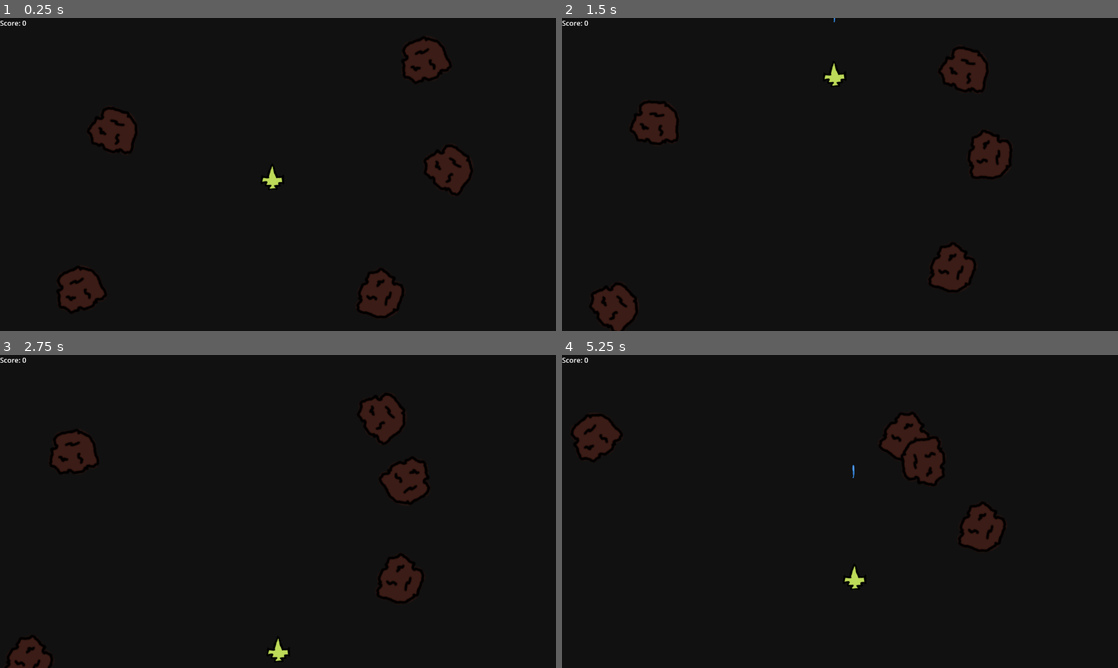
Above: before the commit, frames 1-4 (two rows, left to right).
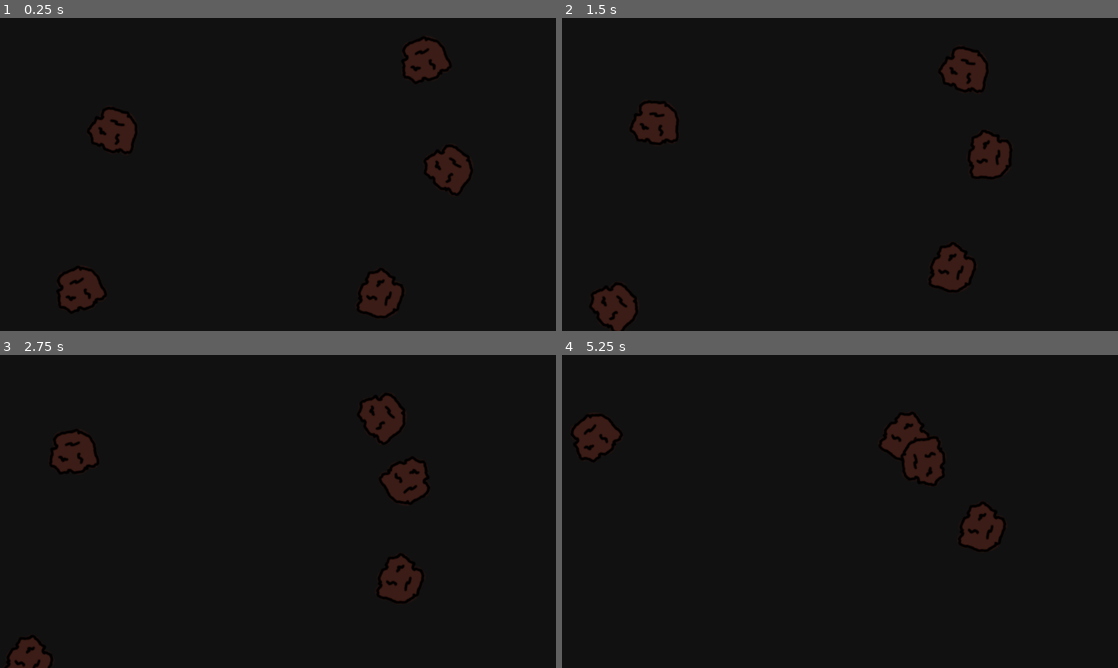
Above: after the commit, the same moments.

Repository: jeanmarc/godot-asteroids
Game: Godot game, scene res://scenes/galaxy.tscn
Same seed, same stepped clock (60 frames per second), same inputs: the game is played once before the commit and once after it.
Inputs:
- Up to frame 1 (0.25 s): no input
- Up to frame 2 (1.5 s): hold W (forward) 0.53-1.28 s; hold Space (fire) 0.53-1.28 s; hold S (back) from 1.28 s (still down); tap A (rotate_ccw) at 1.35 s
- Up to frame 3 (2.75 s): release S (back) at 2.03 s; hold W (forward) from 2.03 s (still down); tap D (rotate_cw) at 2.1 s
- Up to frame 4 (5.25 s): tap Space (fire) at 2.85 s; release W (forward) at 3.53 s; hold S (back) from 3.53 s (still down); tap A (rotate_ccw) at 3.6 s; tap D (rotate_cw) at 4.35 s; hold Space (fire) from 5.03 s (still down)

The runs differ from the first frame. In frame 1, 0.1% of the frame differs, in the area x 0-51%, y 0-55%; in frame 2, 0.1%; in frame 3, 0.1%; in frame 4, 0.2%, in the area x 0-55%, y 0-75%.
Error after the commit: Invalid assignment of property or key 'score' with value of type 'int' on a base object of type 'null instance'. (res://scripts/galaxy.gd:12)

Commit message:
UI for Score wired in to scoring

Diff:
--- a/Game/scenes/hud.tscn
+++ b/Game/scenes/hud.tscn
@@ -1,6 +1,12 @@
-[gd_scene load_steps=2 format=3 uid="uid://d2dueasy31sjv"]
+[gd_scene load_steps=4 format=3 uid="uid://d2dueasy31sjv"]
 
 [ext_resource type="Script" path="res://scripts/hud.gd" id="1_4mqjp"]
+[ext_resource type="FontFile" uid="uid://cciyvr5v03hk3" path="res://assets/HydrogenWhiskey.otf" id="2_slci2"]
+
+[sub_resource type="LabelSettings" id="LabelSettings_mx7k2"]
+font = ExtResource("2_slci2")
+font_size = 32
+font_color = Color(0.796839, 0.796144, 1.15514e-06, 1)
 
 [node name="HUD" type="Control"]
 layout_mode = 3
@@ -11,6 +17,9 @@
 
 [node name="Score" type="Label" parent="."]
 layout_mode = 0
-offset_right = 40.0
-offset_bottom = 23.0
-text = "Score: 0"
+offset_left = 13.0
+offset_top = 12.0
+offset_right = 269.0
+offset_bottom = 53.0
+text = "Score: 9999"
+label_settings = SubResource("LabelSettings_mx7k2")
--- a/Game/scripts/galaxy.gd
+++ b/Game/scripts/galaxy.gd
@@ -2,12 +2,17 @@
 
 @onready var lasers = $Lasers
 @onready var asteroids = $Asteroids
+@onready var hud = $UI/HUD
 
 var asteroid_scene = preload("res://scenes/asteroid.tscn")
 
-var score := 0
+var score := 0:
+	set(value):
+		score = value
+		hud.score = score
 
 func _ready():
+	score = 0
 	for asteroid in asteroids.get_children():
 		asteroid.connect("exploded", _on_asteroid_exploded)
 
